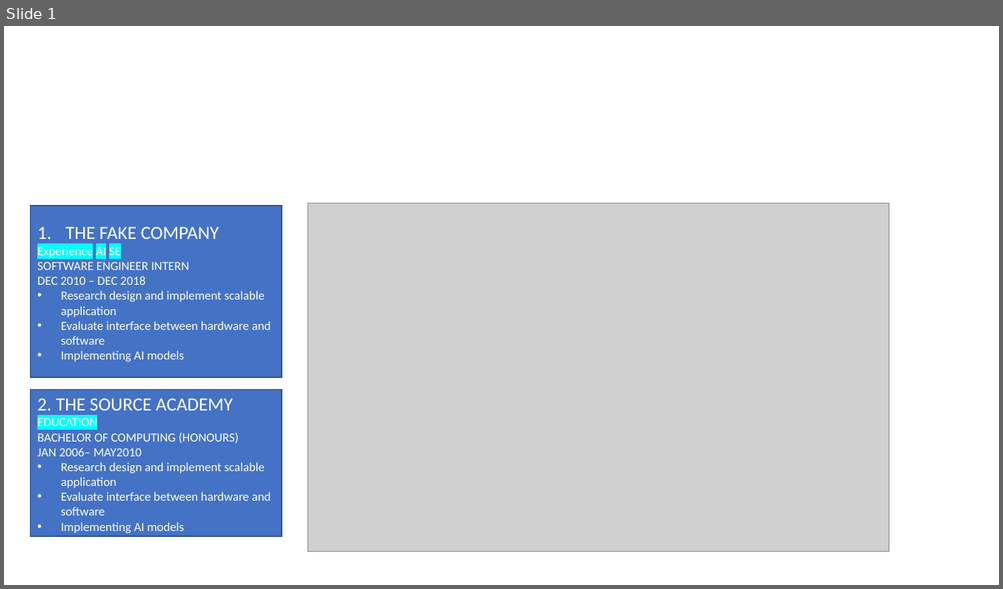
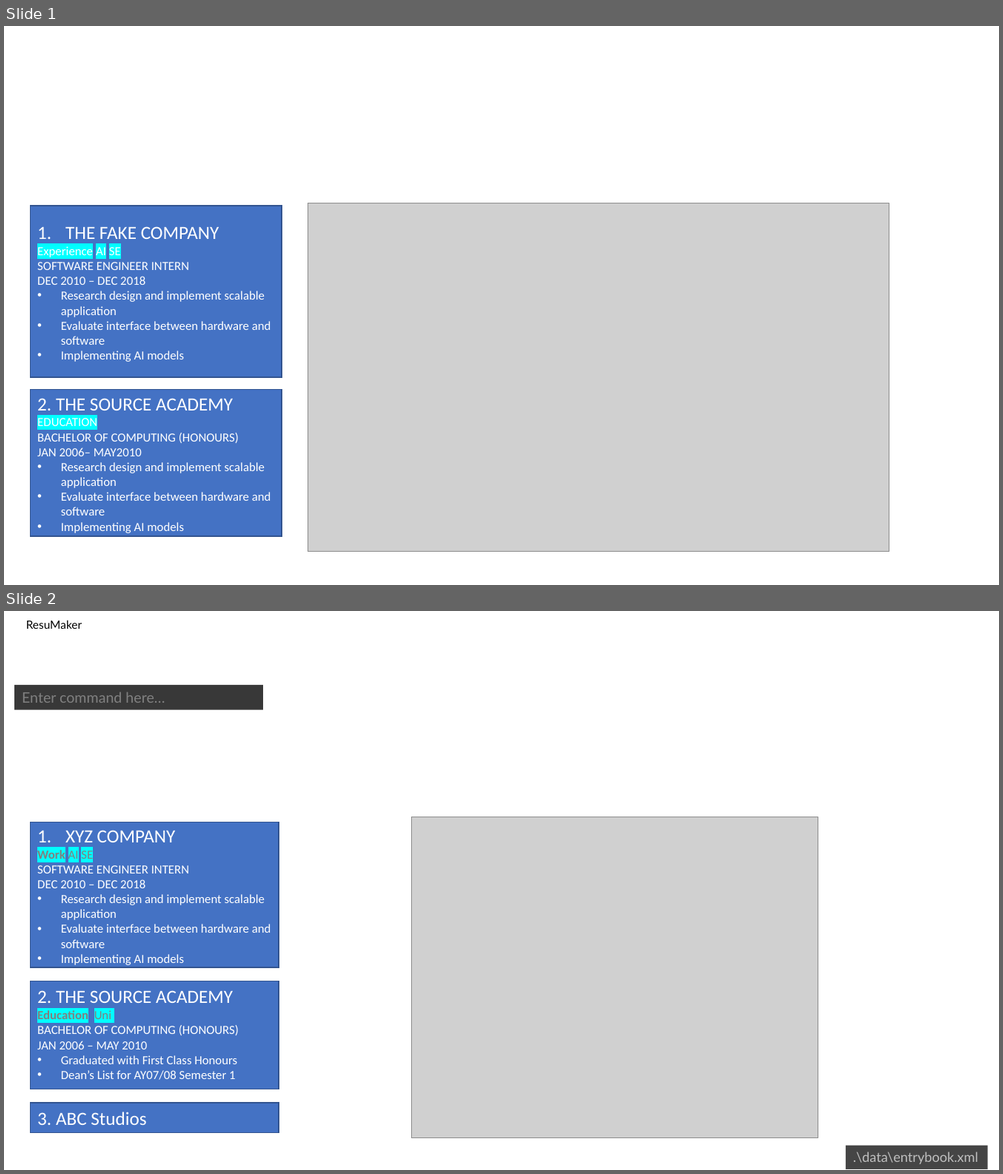
Before and after one commit to scalarmotion/main, a slide deck: docs/UiMockup.pptx. Shown one above the other, each under a label of ours: slide 1 before the commit, slides 1 and 2 after it. The pictures are 1003x589 and 1003x1174 pixels, drawn with LibreOffice and Linux fonts; fonts in the diff are those of the drawing; grey boxes stand for pictures; background and template pictures are left out. Boxes give left, top, right and bottom in pixels: in the first picture for what was removed or moved away, otherwise in the second. Text is boxed around its words. In the diff, an @@ line names an element or a change of style, - is before the commit and + after.

```diff
--- a/docs/UiMockup.pptx
+++ b/docs/UiMockup.pptx
@@ slide 2 added at (4, 611, 999, 1170), background picture (left out) @@
@@ text added at (26, 620, 82, 629), 11 pt, text #000000 @@
+ResuMaker
@@ rectangle added at (14, 685, 263, 710), fill #383838, 14 pt, text #808080 @@
+Enter command here…
@@ rectangle added at (30, 822, 279, 968), fill #4472C4, outline #325491 1 pt, 12 pt, text #FFFFFF @@
+1. XYZ COMPANY
+Work AI SE
+SOFTWARE ENGINEER INTERN
+DEC 2010 – DEC 2018
+• Research design and implement scalable application
+• Evaluate interface between hardware and software
+• Implementing AI models
@@ picture added at (412, 817, 817, 1139) @@
@@ rectangle added at (30, 982, 279, 1090), fill #4472C4, outline #325491 1 pt, 12 pt, text #FFFFFF @@
+2. THE SOURCE ACADEMY
+Education Uni
+BACHELOR OF COMPUTING (HONOURS)
+JAN 2006 – MAY 2010
+• Graduated with First Class Honours
+• Dean’s List for AY07/08 Semester 1
@@ rectangle added at (30, 1103, 279, 1133), fill #4472C4, outline #325491 1 pt, 18 pt, text #FFFFFF @@
+3. ABC Studios
@@ rectangle added at (845, 1146, 987, 1170), fill #454545, 13 pt, text #BFBFBF @@
+.\data\entrybook.xml
```
Also in this commit, not shown: 1 other slide added, 3 other files.
